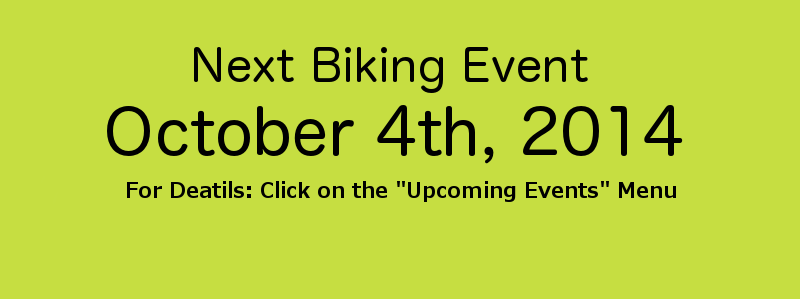
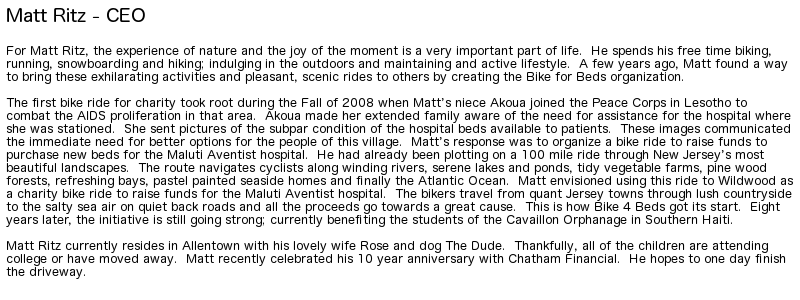
Layer changes from the first 800 x 300 image to the second:
hid "October 4th, 2014" over [107,105,683,164]
renamed "For Deatils: Click on the 'Upc..." to "Matt Ritz - CEO ...", painted on it over [6,8,793,279]
hid "Next Biking Event" over [194,47,588,93]
painted on "Layer" over [0,0,800,299]
